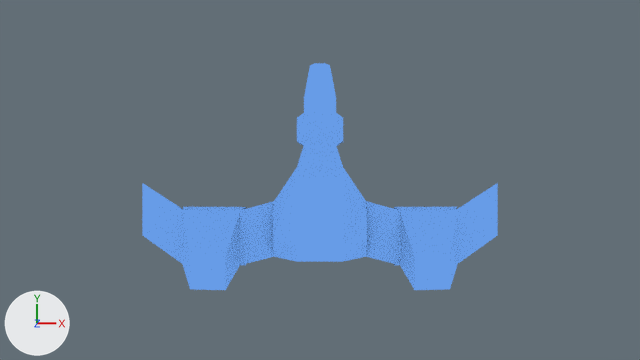
An edit to the Blender file assets/3D/osprey.blend, drawn before and after from the same camera.
Camera for both pictures: the file's camera 'Camera'. The axes (+X, +Y, +Z) are drawn at lower left. The lights are the same throughout.

Before the edit, the objects in view are built like this:
```python
mat_material_008 = bpy.data.materials.new('Material.008')
mat_material_008.use_nodes = True; mat_material_008.node_tree.nodes.clear()
_N = mat_material_008.node_tree.nodes; _L = mat_material_008.node_tree.links
n0 = _N.new('ShaderNodeOutputMaterial'); n0.name = 'Material Output'
n1 = _N.new('ShaderNodeAmbientOcclusion'); n1.name = 'Ambient Occlusion'
n1.samples = 1
n1.inputs[0].default_value = (0.135, 0.332, 0.8, 1.0)  # 'Color', blue #679ce7
n1.inputs[1].default_value = 0.0  # 'Distance'
_L.new(n1.outputs[0], n0.inputs[0])  # 'Color' to 'Surface'
me_cube = bpy.data.meshes.new('Cube')
me_cube.from_pydata(...)  # 96 vertices, 94 faces; spans x -11.7..11.7, y -10.0..4.3, z -2.1..1.9
me_cube.materials.append(mat_material_008)
ob_ship = bpy.data.objects.new('ship', me_cube)
ob_ship.location = (0.0, 3.41, 0.0)
ob_ship.scale = (0.663, 0.663, 0.663)
```
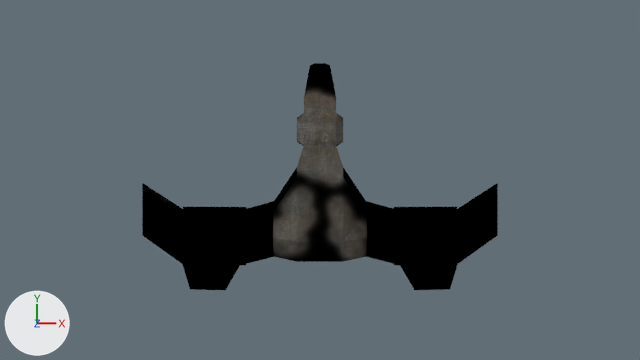
Edits to the scene script, one JSON object a line:
```json
{"op": "add", "block": "img_ospreytexture_png", "code": ["img_ospreytexture_png = load_image('ospreytexture.png', 'ospreytexture.png', 2048, 2048, 'sRGB')"]}
{"block": "mat_material_008", "where": "n0 = _N.new('ShaderNodeOutputMaterial'); n0.name = 'Material Output'"}
{"op": "remove", "block": "mat_material_008", "code": "n1 = _N.new('ShaderNodeAmbientOcclusion'); n1.name = 'Ambient Occlusion'"}
{"op": "remove", "block": "mat_material_008", "code": "n1.samples = 1"}
{"op": "remove", "block": "mat_material_008", "code": "n1.inputs[0].default_value = (0.135, 0.332, 0.8, 1.0)  # 'Color', blue #679ce7"}
{"op": "remove", "block": "mat_material_008", "code": "n1.inputs[1].default_value = 0.0  # 'Distance'"}
{"op": "remove", "block": "mat_material_008", "code": "_L.new(n1.outputs[0], n0.inputs[0])  # 'Color' to 'Surface'"}
{"op": "add", "block": "mat_material_008", "code": "n2 = _N.new('ShaderNodeBsdfDiffuse'); n2.name = 'Diffuse BSDF'"}
{"op": "add", "block": "mat_material_008", "code": "n3 = _N.new('ShaderNodeTexImage'); n3.name = 'Image Texture'"}
{"op": "add", "block": "mat_material_008", "code": "n3.image = img_ospreytexture_png"}
{"op": "add", "block": "mat_material_008", "code": "_L.new(n2.outputs[0], n0.inputs[0])  # 'BSDF' to 'Surface'"}
{"op": "add", "block": "mat_material_008", "code": "_L.new(n3.outputs[0], n2.inputs[0])  # 'Color' to 'Color'"}
```

Changed parts and their boxes (x1, y1, x2, y2) in the pictures (640 x 360 px):
```json
{"object": "ship", "change": "surface changed", "before": [142, 63, 498, 290], "after": [142, 63, 498, 290], "on screen": "blue to black"}
```
